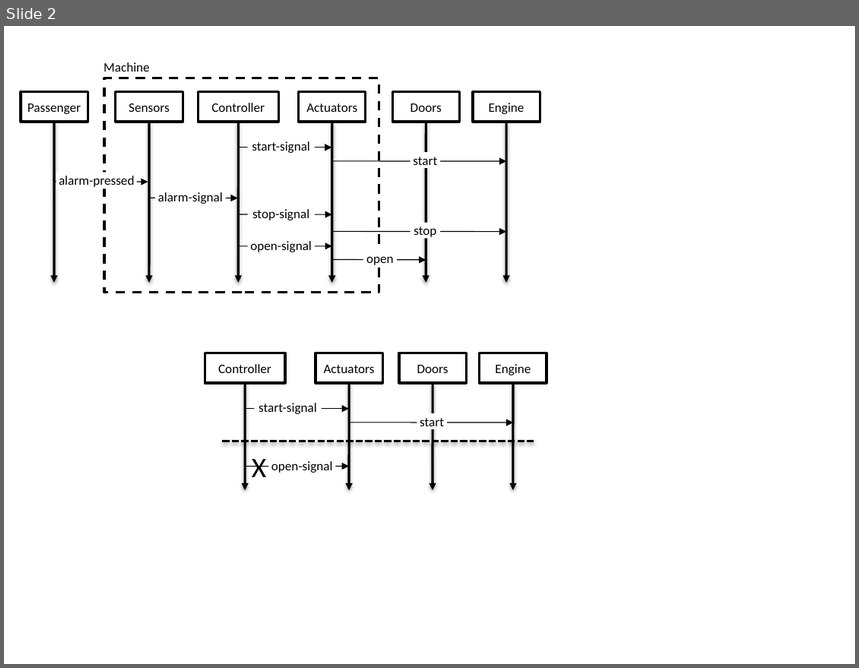
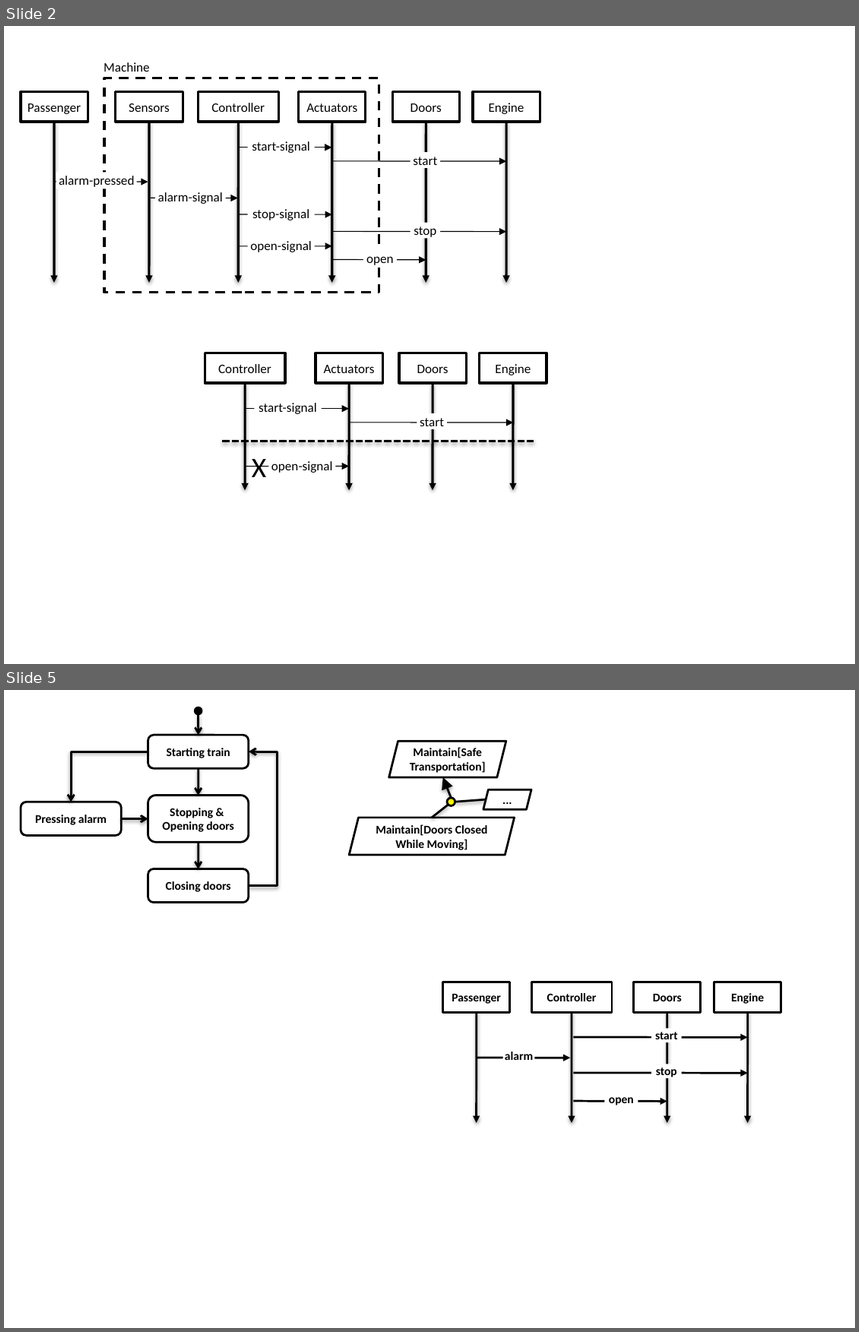
Before and after one commit to blambeau/phd, a slide deck: writing/images/train.pptx. Shown one above the other, each under a label of ours: slide 2 before the commit, slides 2 and 5 after it; the slides between them are not shown. The pictures are 859x668 and 859x1332 pixels, drawn with LibreOffice and Linux fonts; fonts in the diff are those of the drawing. Boxes give left, top, right and bottom in pixels: in the first picture for what was removed or moved away, otherwise in the second. Text is boxed around its words. In the diff, an @@ line names an element or a change of style, - is before the commit and + after.

```diff
--- a/writing/images/train.pptx
+++ b/writing/images/train.pptx
@@ slide 5 added at box(4, 690, 855, 1328), background #FFFFFF @@
@@ group added at box(21, 708, 280, 902): 4 rounded rectangles, 4 arrows, 2 elbow arrows, 1 ellipse @@
+Starting train
+Pressing alarm
+Stopping &
+Opening doors
+Closing doors
@@ group added at box(350, 741, 531, 855): 3 parallelograms, 2 lines, 1 ellipse, 1 arrow @@
+Maintain[Doors Closed While Moving]
+Maintain[Safe Transportation]
+...
@@ group added at box(443, 983, 781, 1123): 8 arrows, 4 rectangles, 4 texts @@
+Passenger
+Controller
+Engine
+Doors
+alarm
+start
+stop
+open
```
Also in this commit, not shown: 1 slide changed, 2 other slides added, 14 other files.
